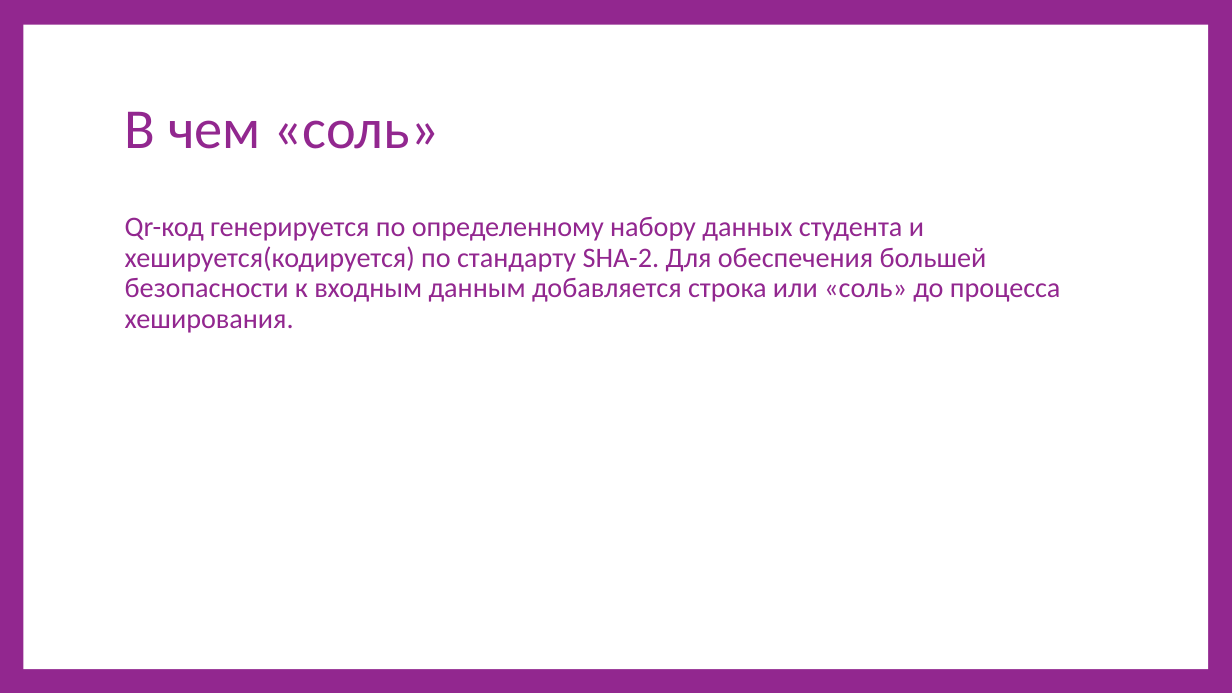
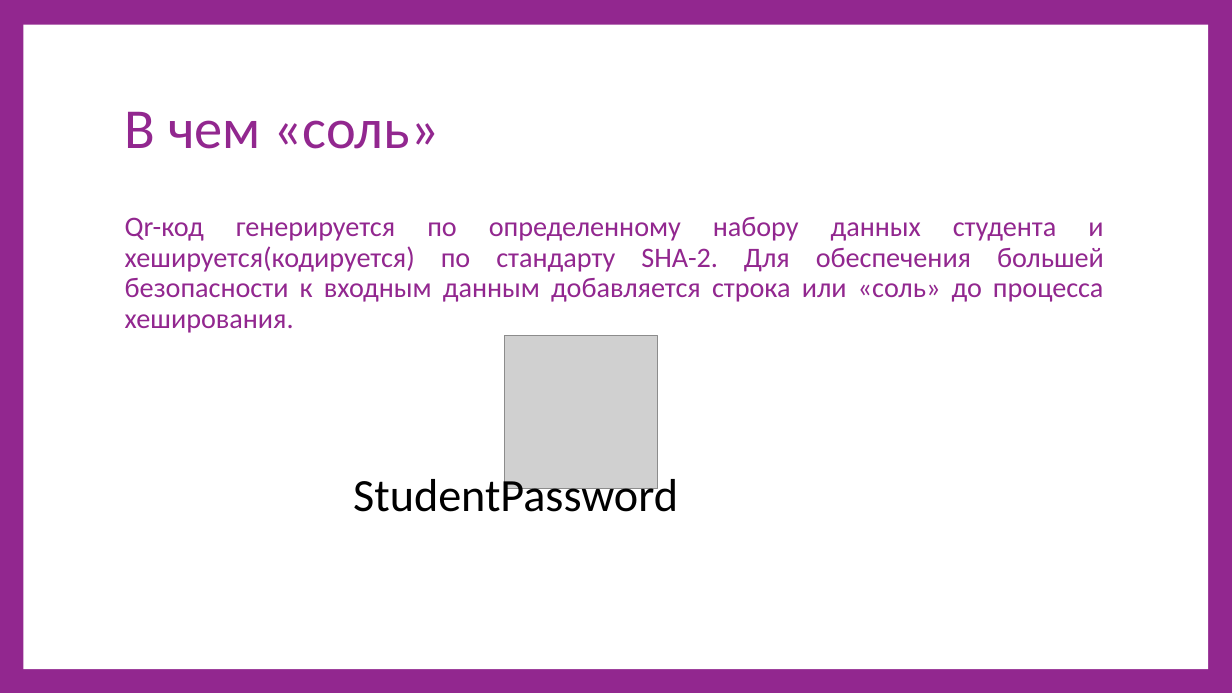
Before and after one commit to bakatwink/STOLOVKA, a slide deck: slide 9 of Система учета для столовых.pptx. Drawn at 1232x693 pixels with LibreOffice and Linux fonts; fonts in the diff are those of the drawing; grey boxes stand for pictures. Boxes give left, top, right and bottom in pixels: in the first picture for what was removed or moved away, otherwise in the second. Text is boxed around its words. In the diff, an @@ line names an element or a change of style, - is before the commit and + after.

```diff
--- a/Система учета для столовых.pptx
+++ b/Система учета для столовых.pptx
@@ text "Qr-код генерируется по определенному набору ..." at [125, 217, 1104, 333]: alignment left to justified @@
@@ picture added at [505, 335, 657, 488] @@
@@ text added at [353, 472, 678, 512], 36 pt, text #000000 @@
+StudentPassword
```
Also in this commit, not shown: 4 other slides changed, 2 other files.
